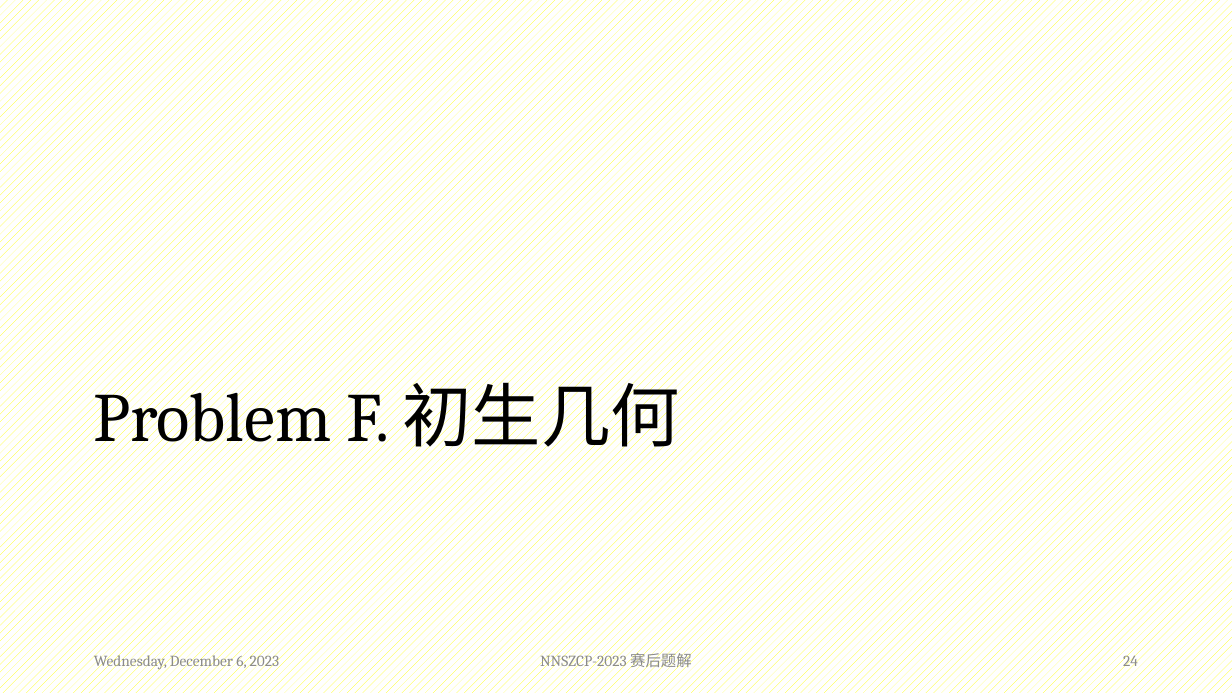
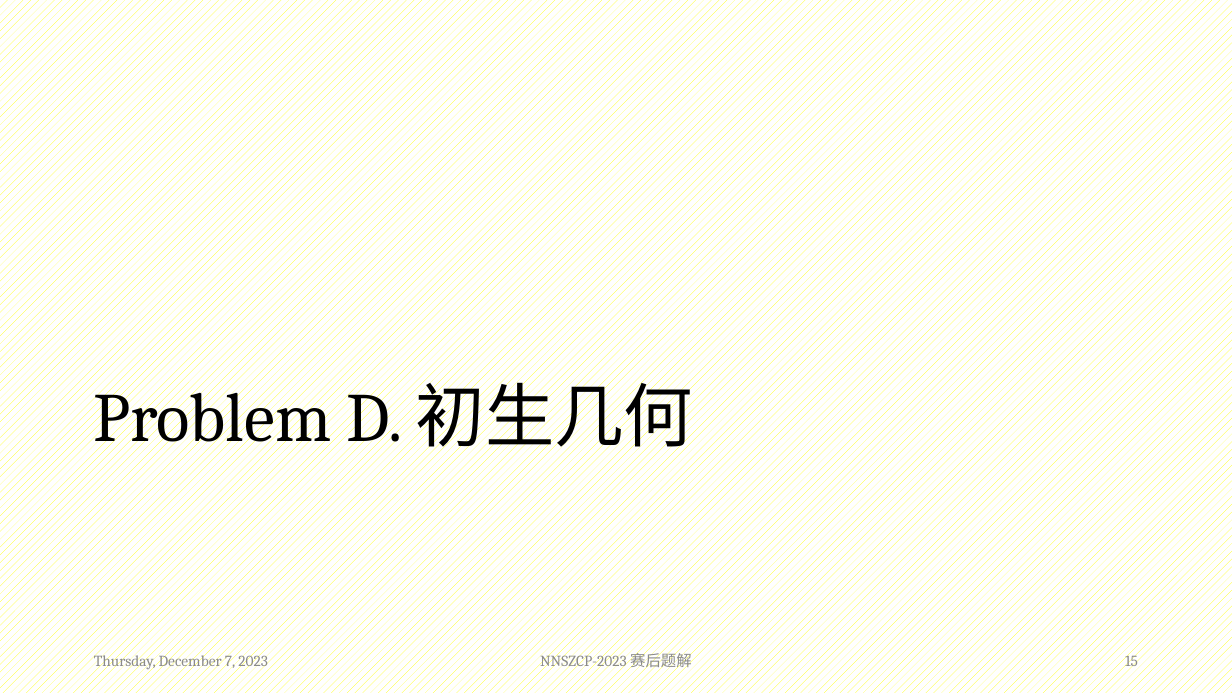
Before and after one commit to nnszoi-team/nnszcp-2023, a slide deck: slide 15 of Editorial/Overall/Editorial_of_NNSZCP-2023.pptx (slide 24 before the commit). Drawn at 1232x693 pixels with LibreOffice and Linux fonts; fonts in the diff are those of the drawing. Boxes give left, top, right and bottom in pixels: in the first picture for what was removed or moved away, otherwise in the second. Text is boxed around its words. In the diff, an @@ line names an element or a change of style, - is before the commit and + after.

```diff
--- a/Editorial/Overall/Editorial_of_NNSZCP-2023.pptx
+++ b/Editorial/Overall/Editorial_of_NNSZCP-2023.pptx
@@ title at [93, 371, 693, 458]: text changed @@
-Problem F. 初生几何
+Problem D. 初生几何
@@ text at [94, 653, 268, 671]: text changed @@
-Wednesday, December 6, 2023
+Thursday, December 7, 2023
@@ page number at [1125, 653, 1138, 671]: text changed @@
-24
+15
```
Also in this commit, not shown: 54 other slides changed, 3 other files.
